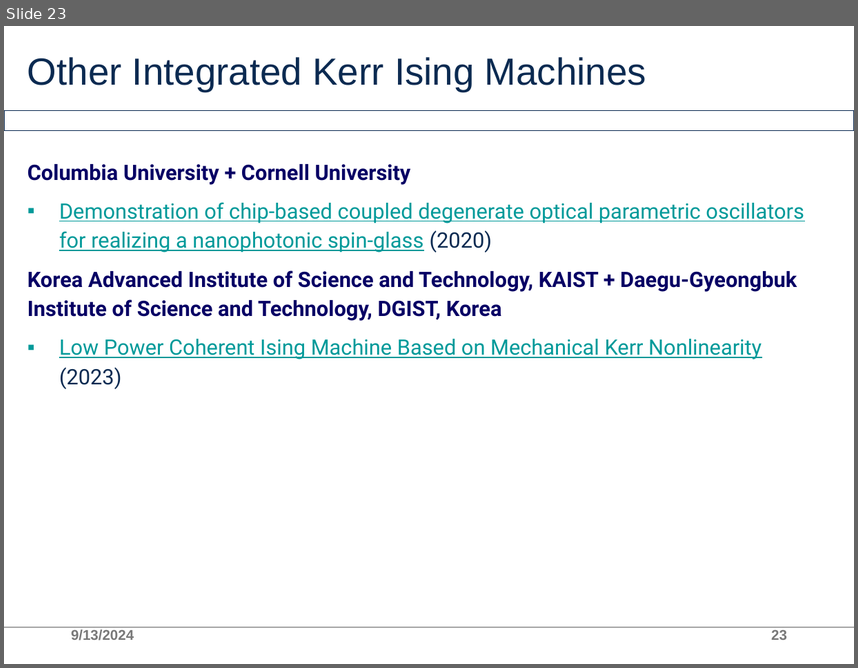
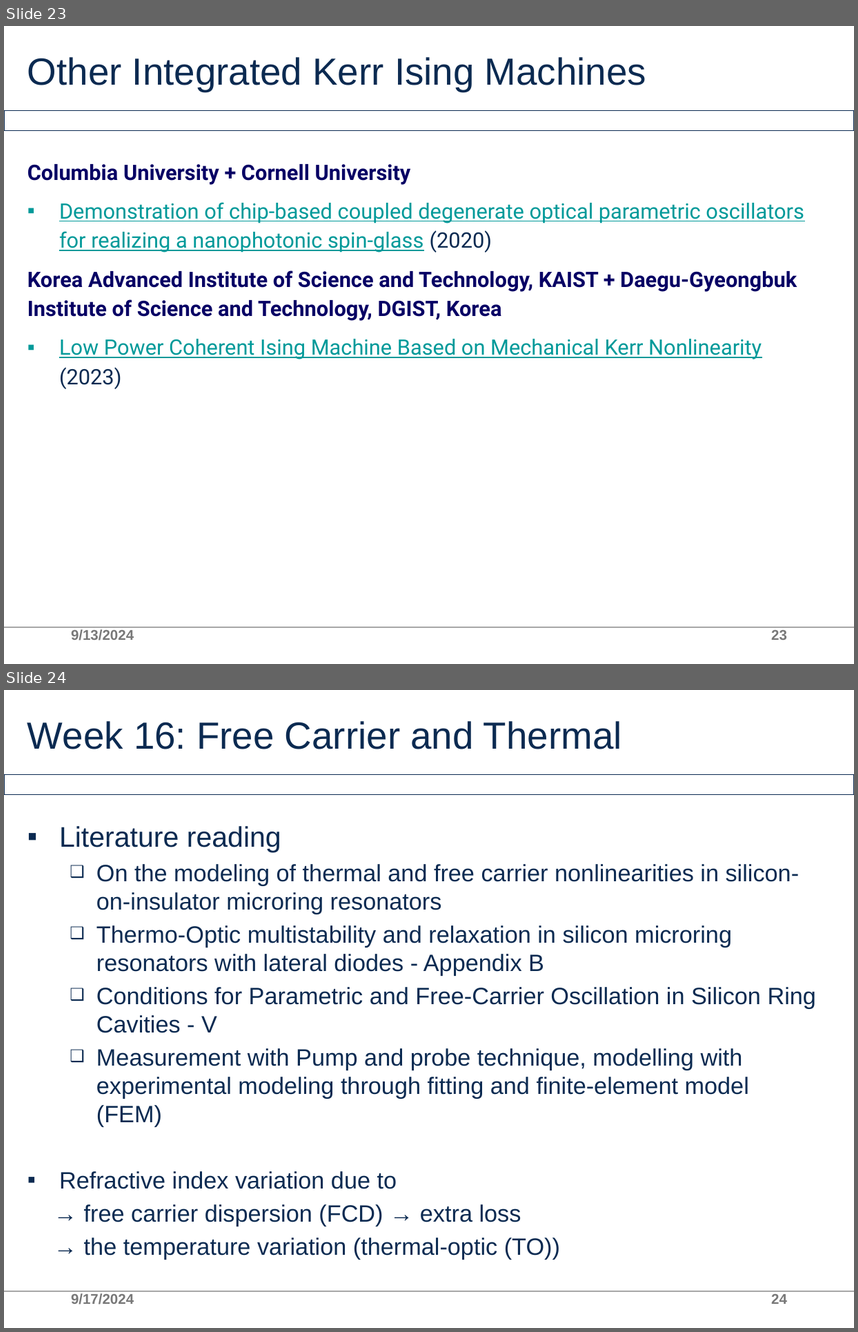
Before and after one commit to AllInCoffee/WHK_workplace, a slide deck: progress.pptx. Shown one above the other, each under a label of ours: slide 23 before the commit, slides 23 and 24 after it. The pictures are 858x668 and 858x1332 pixels, drawn with LibreOffice and Linux fonts; fonts in the diff are those of the drawing; background and template pictures are left out. Boxes give left, top, right and bottom in pixels: in the first picture for what was removed or moved away, otherwise in the second. Text is boxed around its words. In the diff, an @@ line names an element or a change of style, - is before the commit and + after.

```diff
--- a/progress.pptx
+++ b/progress.pptx
@@ slide 24 added at (4, 690, 854, 1328), background #FFFFFF; not listed: 2 template elements that a slide beside it also shows @@
@@ title added at (27, 721, 622, 749), 32 pt, text #0B2A51 @@
+Week 16: Free Carrier and Thermal
@@ text added at (59, 826, 816, 1259), 20 pt, text #0B2A51 @@
+▪ Literature reading
+  ❑ On the modeling of thermal and free carrier nonlinearities in silicon-on-insulator microring resonators
+  ❑ Thermo-Optic multistability and relaxation in silicon microring resonators with lateral diodes - Appendix B
+  ❑ Conditions for Parametric and Free-Carrier Oscillation in Silicon Ring Cavities - V
+  ❑ Measurement with Pump and probe technique, modelling with experimental modeling through fitting and finite-element model (FEM)
+▪ Refractive index variation due to
+→ free carrier dispersion (FCD) → extra loss
+→ the temperature variation (thermal-optic (TO))
@@ text added at (71, 1293, 134, 1304), 12 pt, text #797979 @@
+9/17/2024
@@ page number added at (771, 1294, 787, 1303), 12 pt, text #797979 @@
+24
```
Also in this commit, not shown: 5 other slides added, 1 other file.
